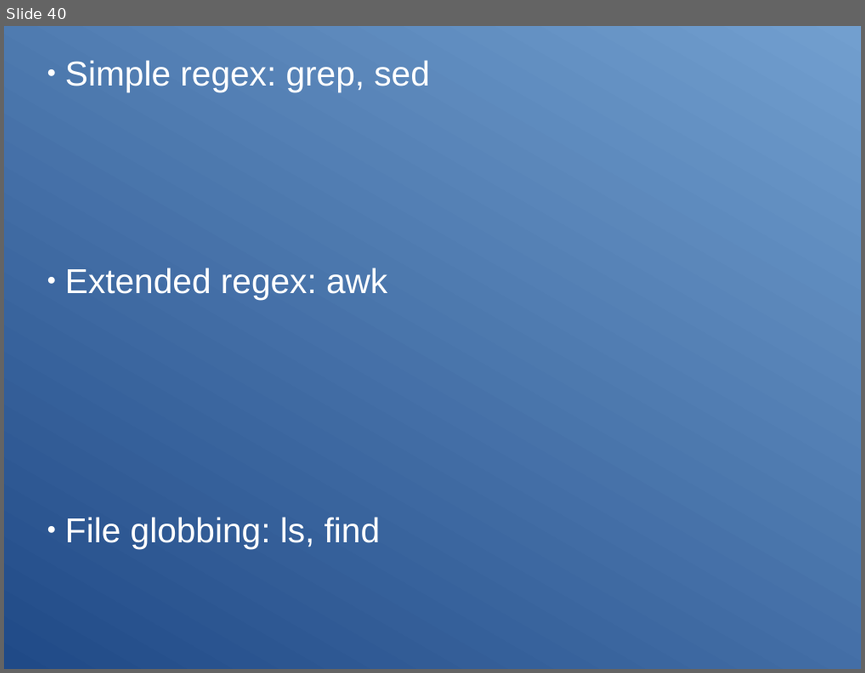
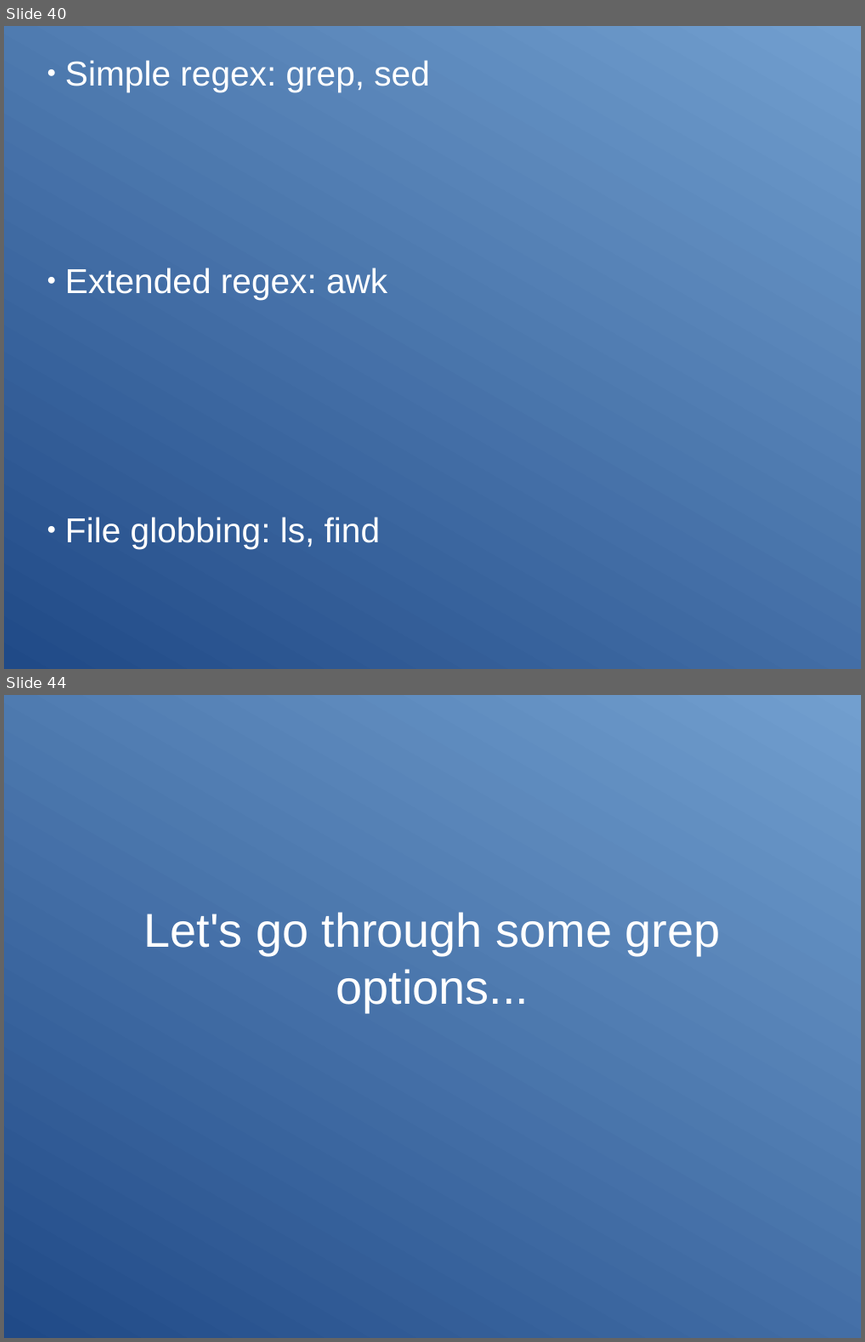
Before and after one commit to Clibre/An-introduction-to-bash, a slide deck: presentation.odp. Shown one above the other, each under a label of ours: slide 40 before the commit, slides 40 and 44 after it; the slides between them are not shown. The pictures are 865x673 and 865x1342 pixels, drawn with LibreOffice and Linux fonts; fonts in the diff are those of the drawing. Boxes give left, top, right and bottom in pixels: in the first picture for what was removed or moved away, otherwise in the second. Text is boxed around its words. In the diff, an @@ line names an element or a change of style, - is before the commit and + after.

Commit message:
ajout de la section sur grep

```diff
--- a/presentation.odp
+++ b/presentation.odp
@@ slide 44 added at (4, 695, 861, 1338), background gradient #204A87 to #729FCF @@
@@ title added at (143, 912, 721, 1012), 44 pt, text #FFFFFF @@
+Let's go through some grep options...
```
Also in this commit, not shown: 10 other slides added, 10 other files.
